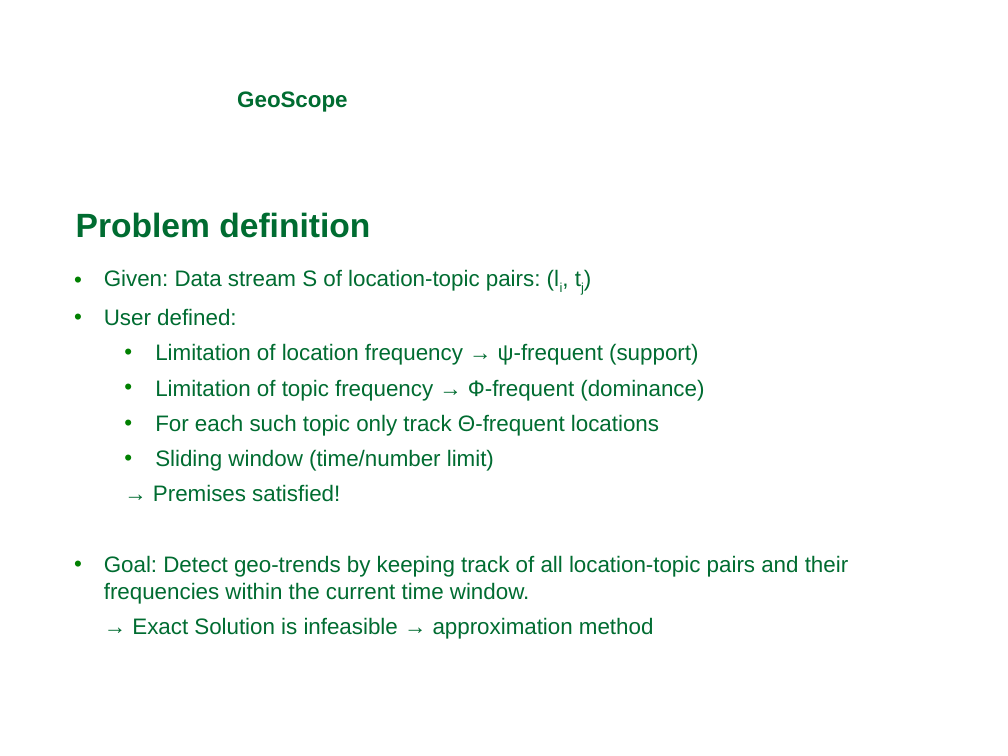
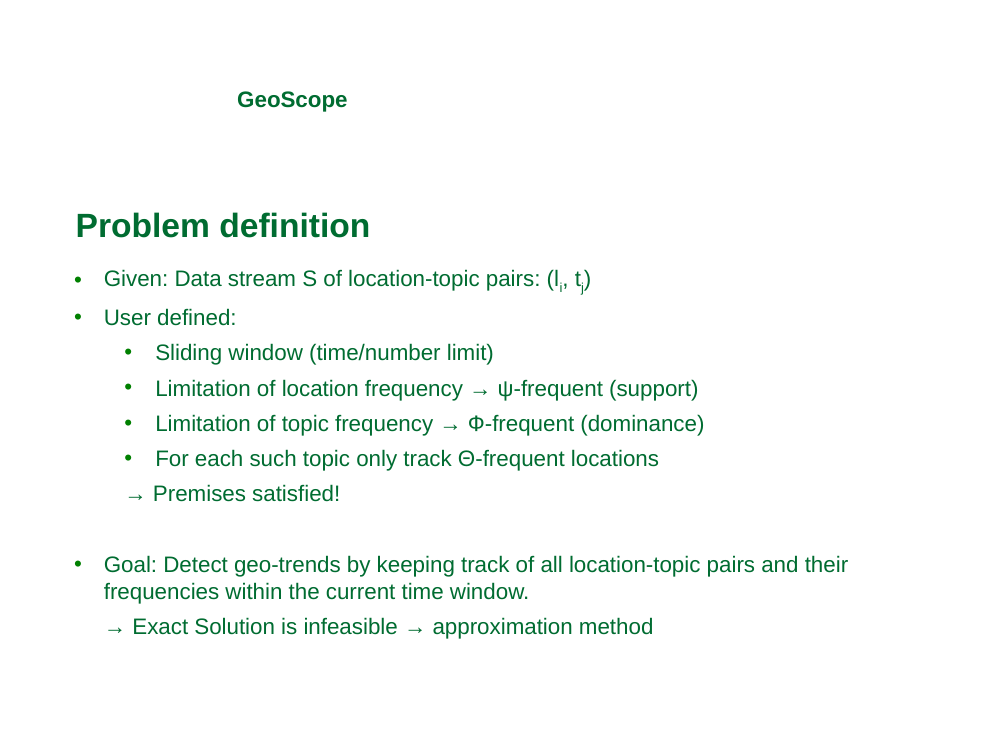
Before and after one commit to michaelprummer/datascience, a slide deck: slide 9 of GeoScope/DataScience1.ppt. Drawn at 1008x756 pixels with LibreOffice and Linux fonts; fonts in the diff are those of the drawing; background and template pictures are left out. Boxes give left, top, right and bottom in pixels: in the first picture for what was removed or moved away, otherwise in the second. Text is boxed around its words. In the diff, an @@ line names an element or a change of style, - is before the commit and + after.

Commit message:
changes on jennys part

```diff
--- a/GeoScope/DataScience1.ppt
+++ b/GeoScope/DataScience1.ppt
@@ text at box(155, 343, 494, 365): paragraph added @@
+  • Sliding window (time/number limit)
@@ text at box(155, 449, 494, 471): paragraph removed @@
-  • Sliding window (time/number limit)
```
